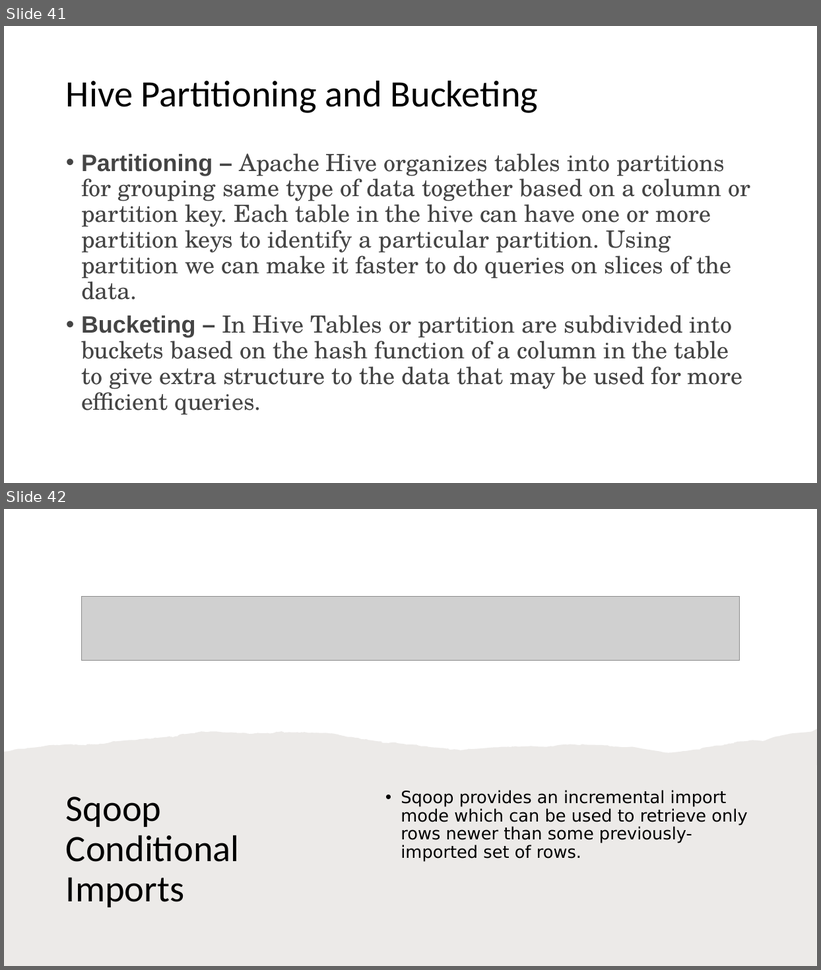
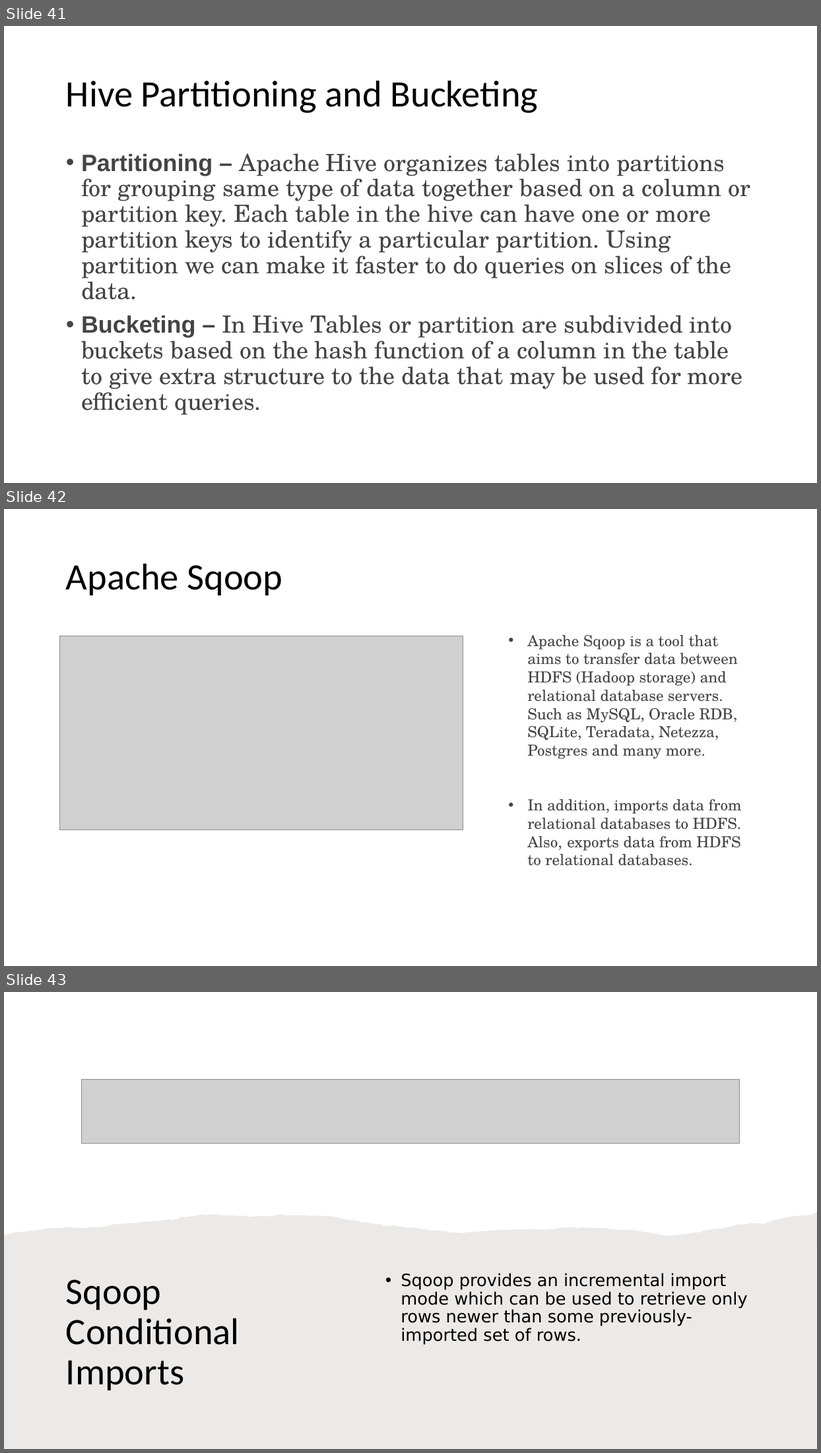
Before and after one commit to imcuteani/Azure_Big_Data_Training, a slide deck: Slides/Big Data Overview.pptx. Shown one above the other, each under a label of ours: slides 41 and 42 before the commit, slides 41, 42 and 43 after it. The pictures are 821x970 and 821x1453 pixels, drawn with LibreOffice and Linux fonts; fonts in the diff are those of the drawing; grey boxes stand for pictures. Boxes give left, top, right and bottom in pixels: in the first picture for what was removed or moved away, otherwise in the second. Text is boxed around its words. In the diff, an @@ line names an element or a change of style, - is before the commit and + after.

```diff
--- a/Slides/Big Data Overview.pptx
+++ b/Slides/Big Data Overview.pptx
@@ slide 42 added at (4, 509, 817, 966), background #FFFFFF @@
@@ title added at (66, 563, 283, 595), 44 pt, text #000000 @@
+Apache Sqoop
@@ picture added at (60, 636, 463, 830) @@
@@ text added at (527, 635, 742, 866), 18 pt, text #444444 @@
+• Apache Sqoop is a tool that aims to transfer data between HDFS (Hadoop storage) and relational database servers. Such as MySQL, Oracle RDB, SQLite, Teradata, Netezza, Postgres and many more.
+• In addition, imports data from relational databases to HDFS. Also, exports data from HDFS to relational databases.
@@ what was slide 42 is now slide 43 @@
```
Also in this commit, not shown: 3 other slides added, 1 other file.
